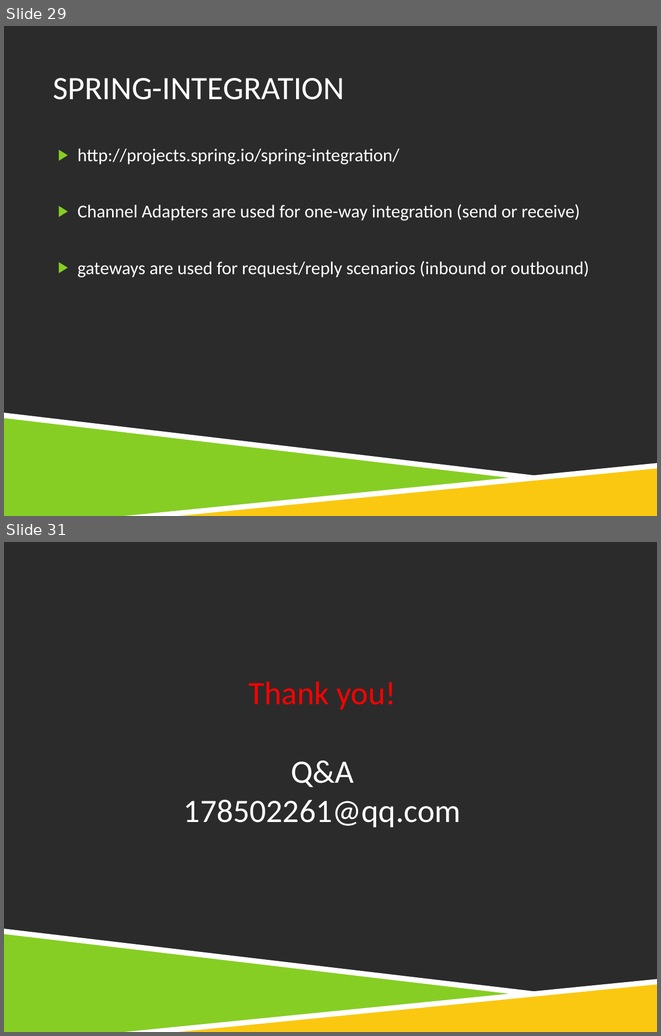
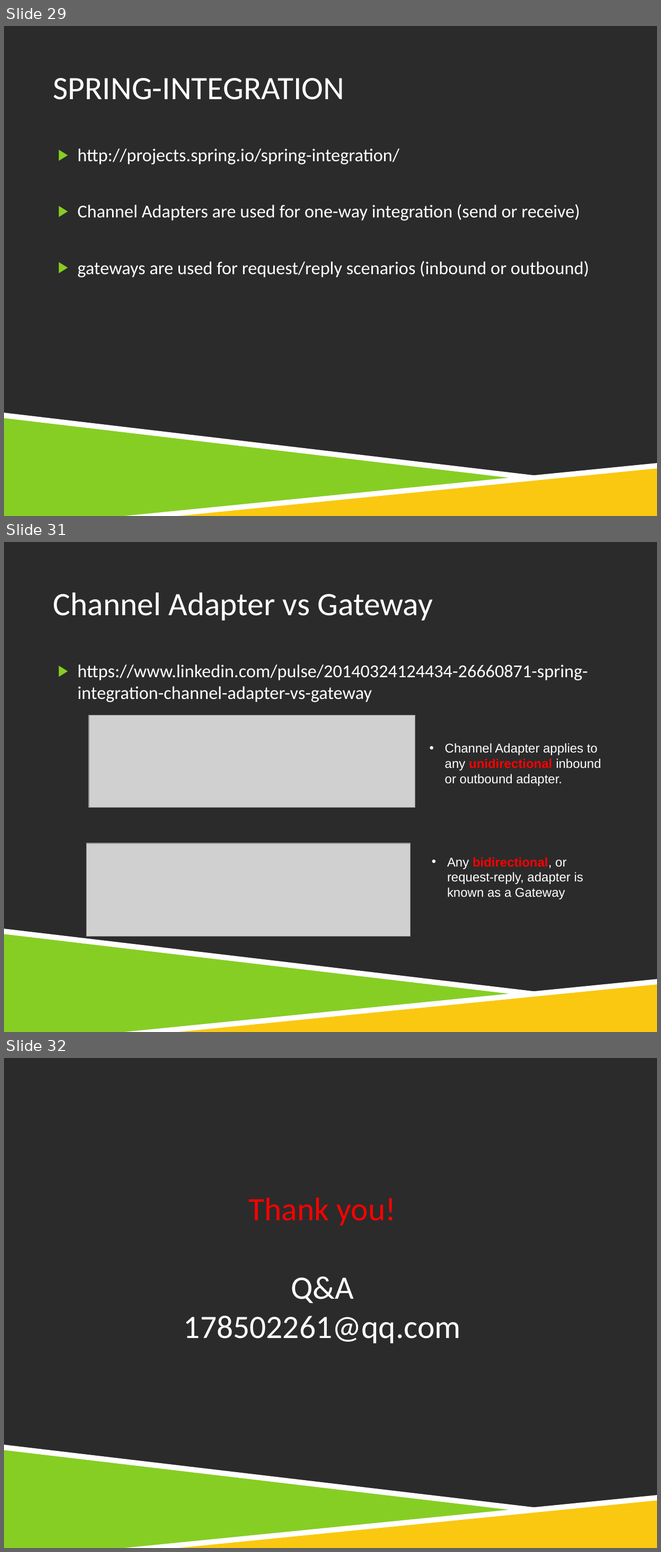
Before and after one commit to usedtolove/jms-study, a slide deck: jms.ppt. Shown one above the other, each under a label of ours: slides 29 and 31 before the commit, slides 29, 31 and 32 after it; the slides between them are not shown. The pictures are 661x1036 and 661x1552 pixels, drawn with LibreOffice and Linux fonts; fonts in the diff are those of the drawing; grey boxes stand for pictures; background and template pictures are left out; a plain dark background stands for a picture behind light text. Boxes give left, top, right and bottom in pixels: in the first picture for what was removed or moved away, otherwise in the second. Text is boxed around its words. In the diff, an @@ line names an element or a change of style, - is before the commit and + after.

```diff
--- a/jms.ppt
+++ b/jms.ppt
@@ slide 31 added at bbox=[4, 542, 657, 1032], background picture (left out); not listed: 4 template elements that a slide beside it also shows @@
@@ title added at bbox=[53, 592, 433, 620], 36 pt, text #FFFFFF @@
+Channel Adapter vs Gateway
@@ text added at bbox=[78, 664, 588, 702], 20 pt, text #FFFFFF @@
+▶ https://www.linkedin.com/pulse/20140324124434-26660871-spring-integration-channel-adapter-vs-gateway
@@ picture added at bbox=[89, 715, 415, 808] @@
@@ text added at bbox=[445, 743, 601, 786], 14 pt, text #FFFFFF @@
+• Channel Adapter applies to any unidirectional inbound or outbound adapter.
@@ picture added at bbox=[86, 843, 410, 936] @@
@@ text added at bbox=[447, 857, 583, 899], 14 pt, text #FFFFFF @@
+• Any bidirectional, or request-reply, adapter is known as a Gateway
@@ what was slide 31 is now slide 32 @@
```
Also in this commit, not shown: 19 other files.
